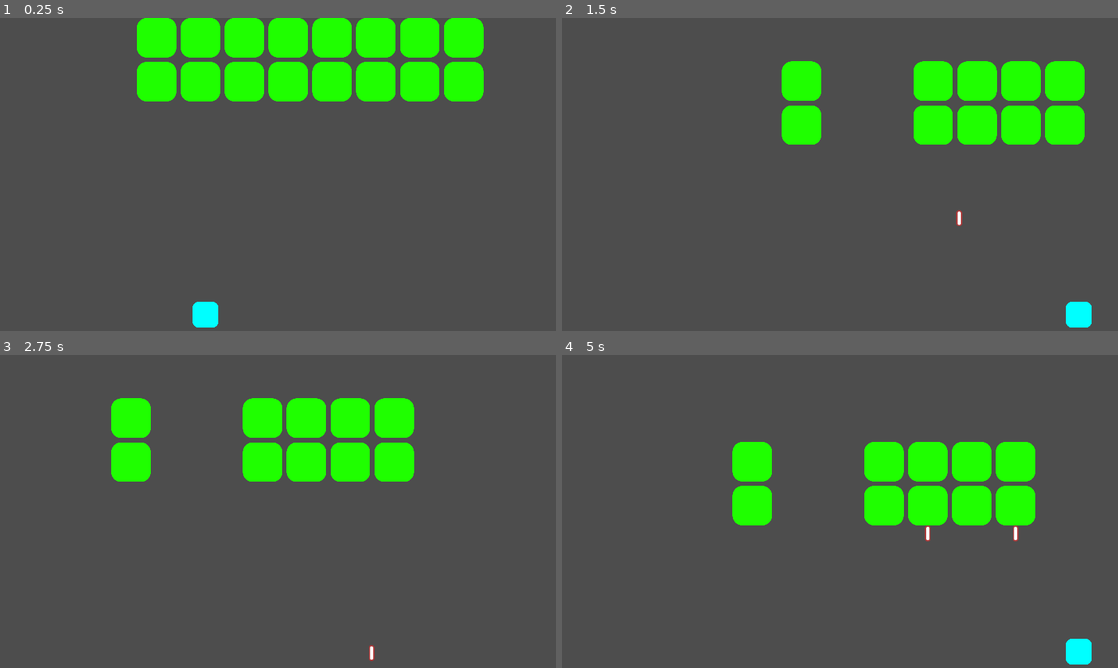
Above: before the commit, frames 1-4 (two rows, left to right).
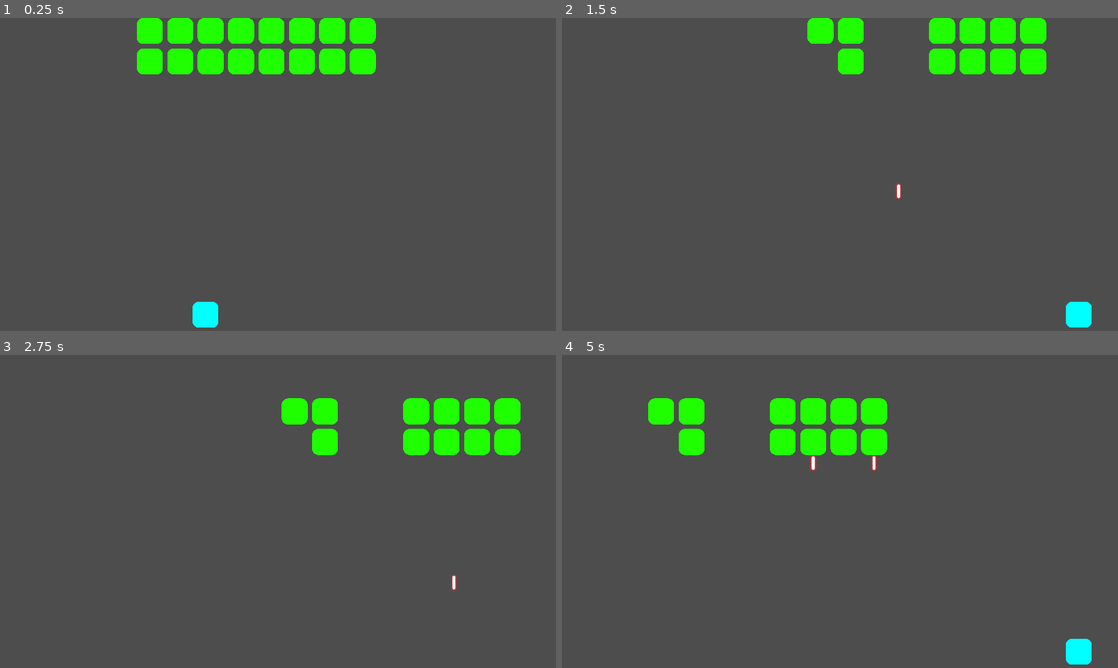
Above: after the commit, the same moments.

Repository: michael-j-coyne/space-defense
Game: Godot game, scene res://scenes/main.tscn
The game is run twice, just before and just after one commit, with the same random seed, the same clock (stepped at 60 frames per second) and the same inputs.
Inputs (mouse positions are in pixels of both pictures, inside the frame that each line leads up to):
- Up to frame 1 (0.25 s): no input
- Up to frame 2 (1.5 s): tap Enter (ui_accept) at 0.5, 0.77 s; move the mouse to (962, 158) at 0.52 s; hold Right (ui_right) 0.53-1.25 s; hold Shift 0.53-1.25 s; click (962, 158) at 0.67 s; drag from (728, 190) to (1079, 315) at 1.27 s
- Up to frame 3 (2.75 s): move the mouse to (333, 442) at 2.02 s; hold Right (ui_right) from 2.03 s (still down); tap Ctrl at 2.1 s
- Up to frame 4 (5 s): release Right (ui_right) at 2.75 s; drag from (812, 574) to (823, 417) at 2.77 s; move the mouse to (1006, 558) at 3.52 s; hold Left (ui_left) 3.53-4.25 s; tap Alt at 3.6 s; tap Enter (ui_accept) at 3.77 s; drag from (673, 464) to (862, 461) at 4.27 s

The runs differ from the first frame. In frame 1, 11% of the frame differs, in the area x 24-87%, y 0-27%; in frame 2, 11%; in frame 3, 11%; in frame 4, 12%, in the area x 15-86%, y 13-60%.

Commit message:
Set position / scale in _ready()
Because if the scene was not opened in the editor, then the scale / position would not get set properly

Diff:
--- a/scenes/enemies/grunt.gd
+++ b/scenes/enemies/grunt.gd
@@ -26,6 +26,7 @@
 	timer.start()
 
 	add_to_group("enemies")
+	scale = SIZE / $Sprite2D.get_rect().size
 
 func _process(_delta: float) -> void:
 	if not Engine.is_editor_hint():
--- a/scenes/enemy_grid.gd
+++ b/scenes/enemy_grid.gd
@@ -30,6 +30,9 @@
 		message.append("The number of children must equal num_cols * num_rows")
 
 	return message
+
+func _ready() -> void:
+	set_enemy_initial_positions()
 
 # NOTE: I'm not sure this method should actually be exposed, but encapsulating it within another node
 # like "position_calculator" doesn't seem right. I suppose I could create a "library"
